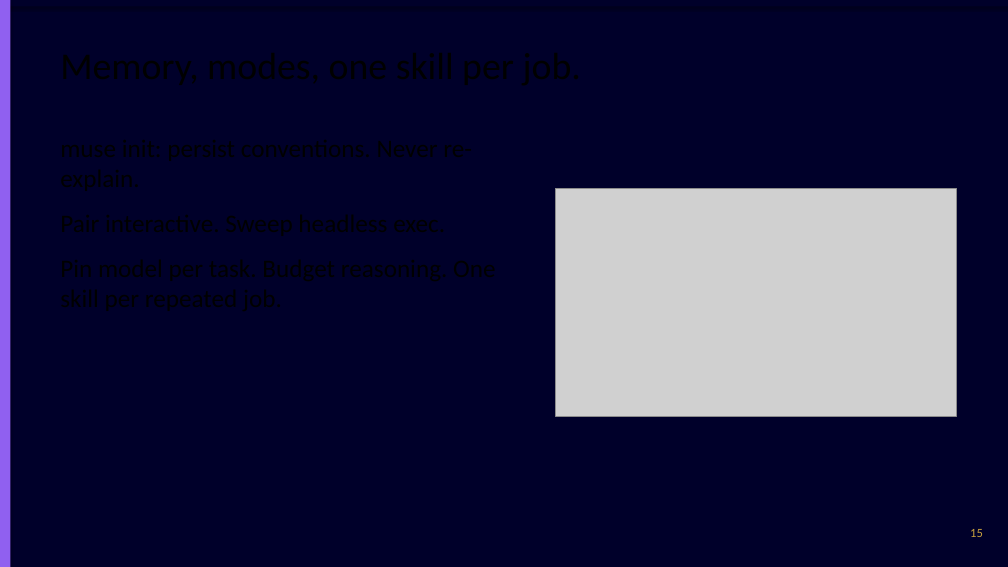
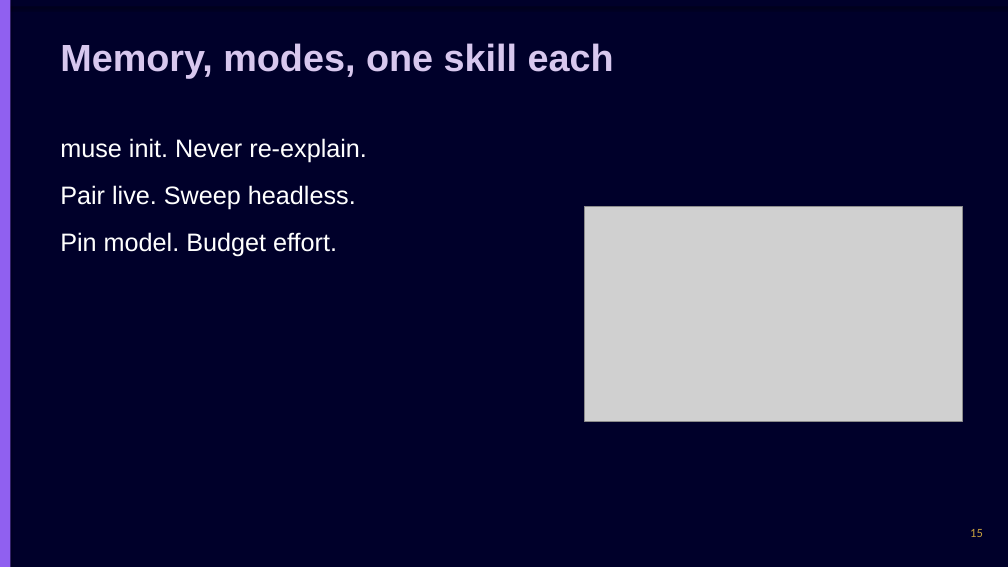
Before and after one commit to chasko-labs/nfl-big-data-bowl-2027, a slide deck: slide 15 of deck/unified.pptx. Drawn at 1008x567 pixels with LibreOffice and Linux fonts; fonts in the diff are those of the drawing; grey boxes stand for pictures. Boxes give left, top, right and bottom in pixels: in the first picture for what was removed or moved away, otherwise in the second. Text is boxed around its words. In the diff, an @@ line names an element or a change of style, - is before the commit and + after.

Commit message:
deck: explicit AAA colors, wrap on, short lines, two-column layout

```diff
--- a/deck/unified.pptx
+++ b/deck/unified.pptx
@@ text added at (60, 43, 614, 79), 36 pt, text #D7C7EE, bold @@
+Memory, modes, one skill each
@@ text added at (60, 138, 367, 257), 24 pt, text #FFFFFF @@
+muse init. Never re-explain.
+Pair live. Sweep headless.
+Pin model. Budget effort.
@@ picture: place and size @@
-picture at (556, 188, 957, 417)
+picture at (585, 206, 963, 422)
```
Also in this commit, not shown: 16 other slides changed.
